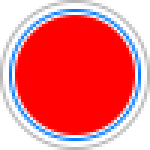
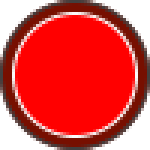
Before/after of a (150, 150) layered artwork. What changed in the layer stack:
painted on "Border" over [0, 0, 150, 150]
painted on "Background" over [0, 0, 150, 150]
